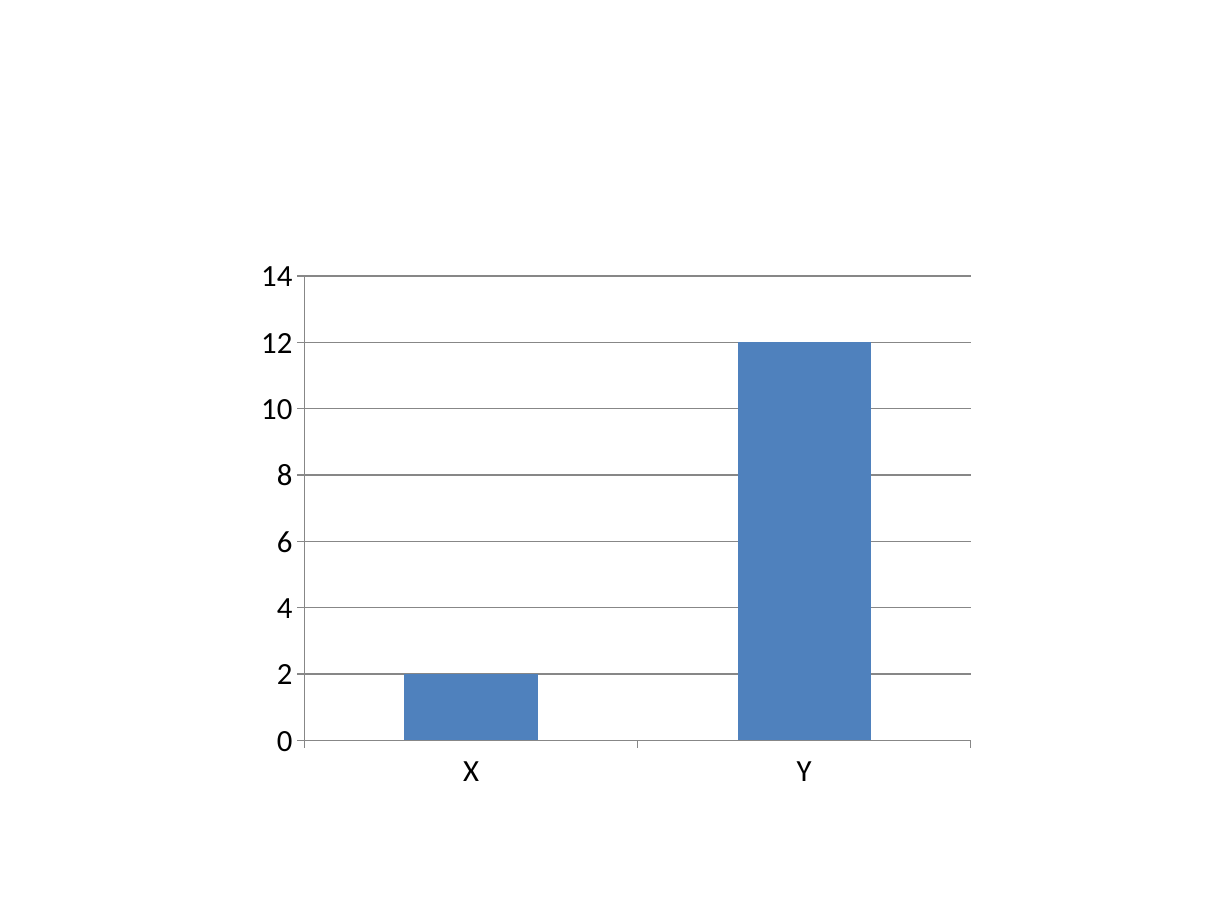
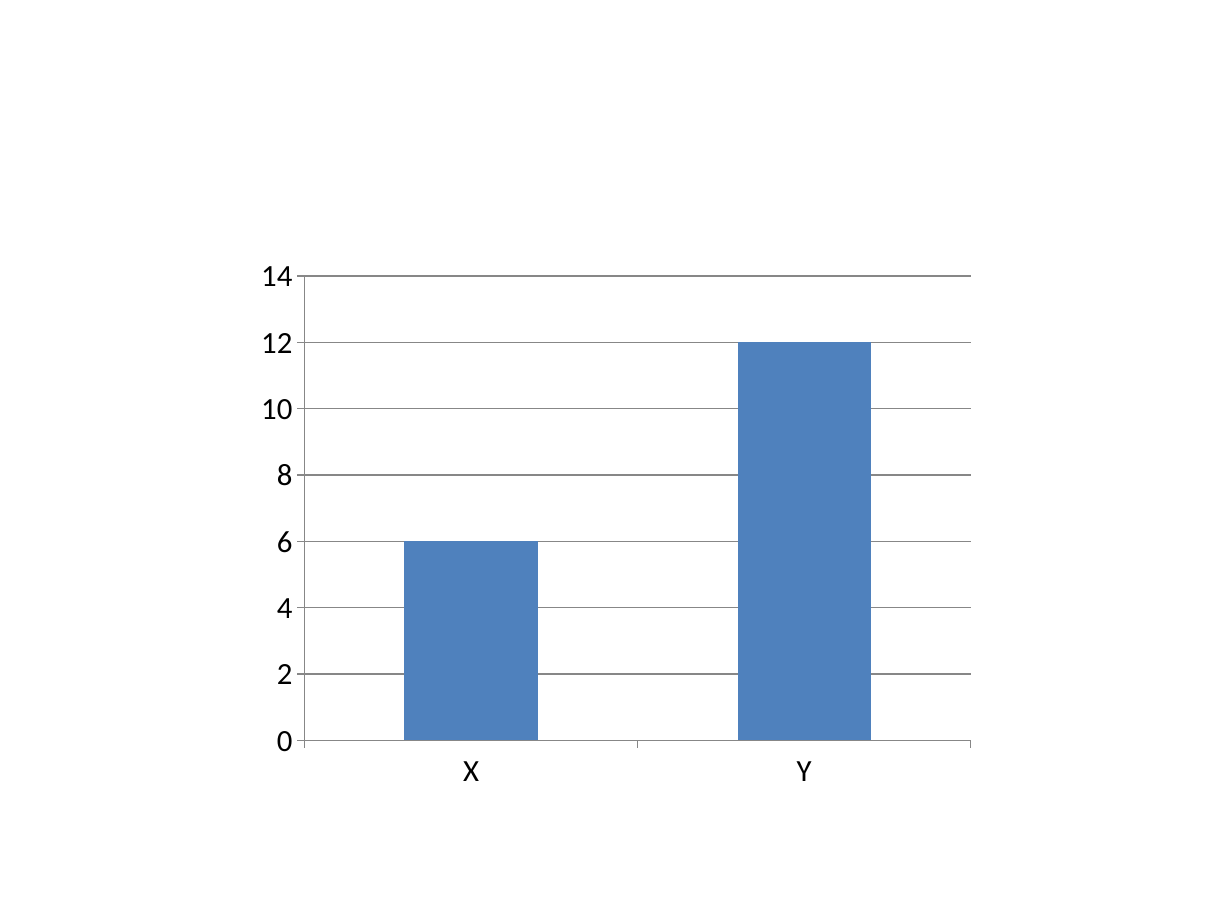
Before and after one commit to SebastianDremo/AspNetCore-PythonPowerPoint, a slide deck: slide 2 of Presentation.Web/Presentations/DemoPresentationWithPython.pptx. Drawn at 1232x924 pixels with LibreOffice and Linux fonts; fonts in the diff are those of the drawing. Boxes give left, top, right and bottom in pixels: in the first picture for what was removed or moved away, otherwise in the second. Text is boxed around its words. In the diff, an @@ line names an element or a change of style, - is before the commit and + after.

```diff
--- a/Presentation.Web/Presentations/DemoPresentationWithPython.pptx
+++ b/Presentation.Web/Presentations/DemoPresentationWithPython.pptx
@@ column chart at (246, 246, 986, 801) @@
@@ Series 1, X: 2 to 6 @@
```
Also in this commit, not shown: 5 other files.
